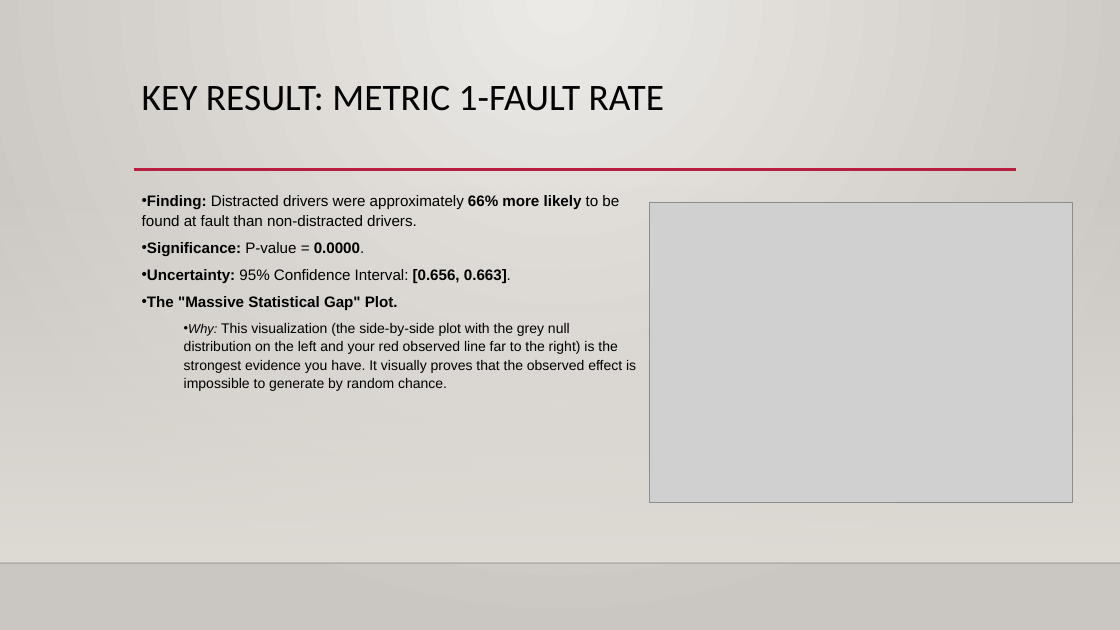
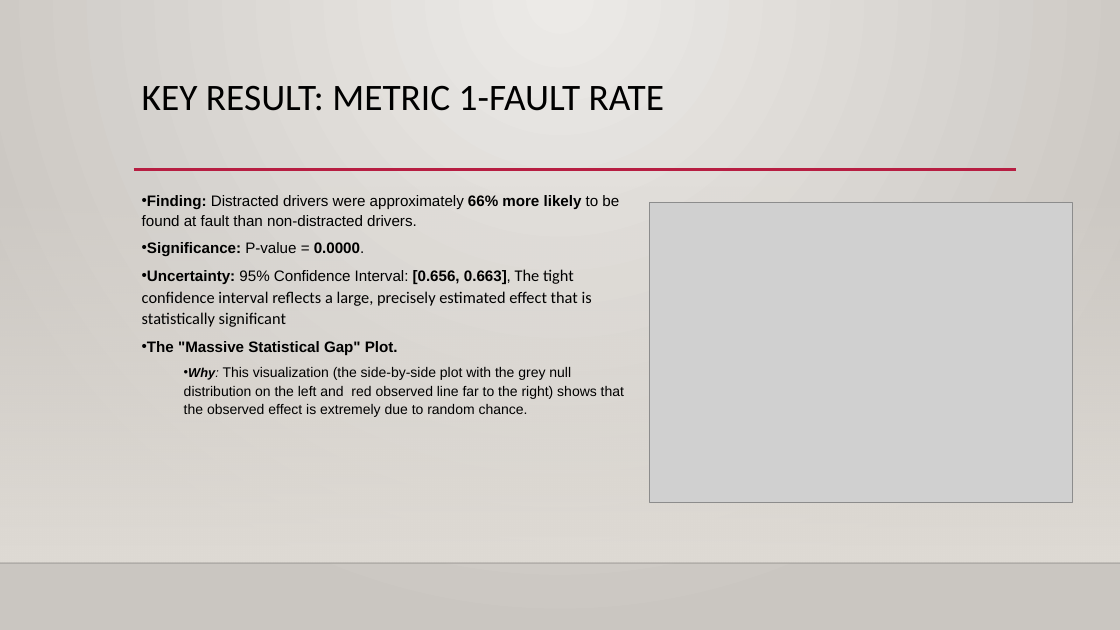
Before and after one commit to carolineayieko/project-chooseyourownhypothesis, a slide deck: slide 4 of Caroline_project_CYOH_presentation.pptx. Drawn at 1120x630 pixels with LibreOffice and Linux fonts; fonts in the diff are those of the drawing; grey boxes stand for pictures; background and template pictures are left out. Boxes give left, top, right and bottom in pixels: in the first picture for what was removed or moved away, otherwise in the second. Text is boxed around its words. In the diff, an @@ line names an element or a change of style, - is before the commit and + after.

Commit message:
removed 'strongest' word

```diff
--- a/Caroline_project_CYOH_presentation.pptx
+++ b/Caroline_project_CYOH_presentation.pptx
@@ text at (142, 269, 592, 327): text changed; size 13 to 14 pt; font Arial to Calibri; bold off @@
-• Uncertainty: 95% Confidence Interval: [0.656, 0.663].
+• Uncertainty: 95% Confidence Interval: [0.656, 0.663], The tight confidence interval reflects a large, precisely estimated effect that is statistically significant
@@ text at (184, 367, 624, 417): text changed @@
-  • Why: This visualization (the side-by-side plot with the grey null distribution on the left and your red observed line far to the right) is the strongest evidence you have. It visually proves that the observed effect is impossible to generate by random chance.
+  • Why: This visualization (the side-by-side plot with the grey null distribution on the left and red observed line far to the right) shows that the observed effect is extremely due to random chance.
```
